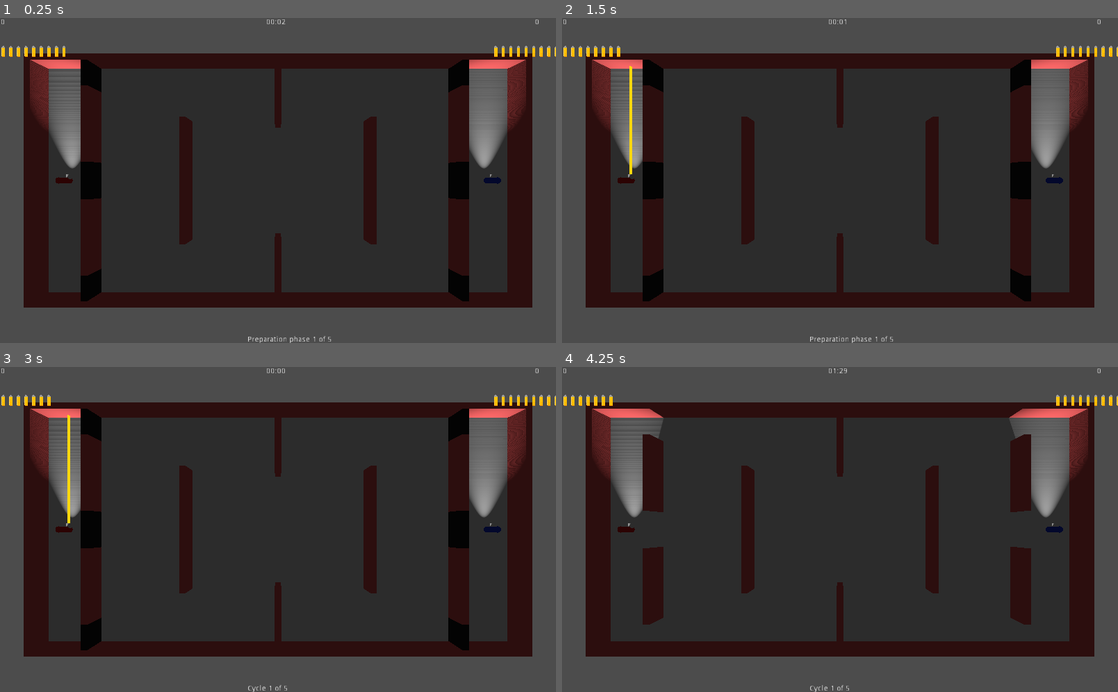
Above: before the commit, frames 1-4 (two rows, left to right).
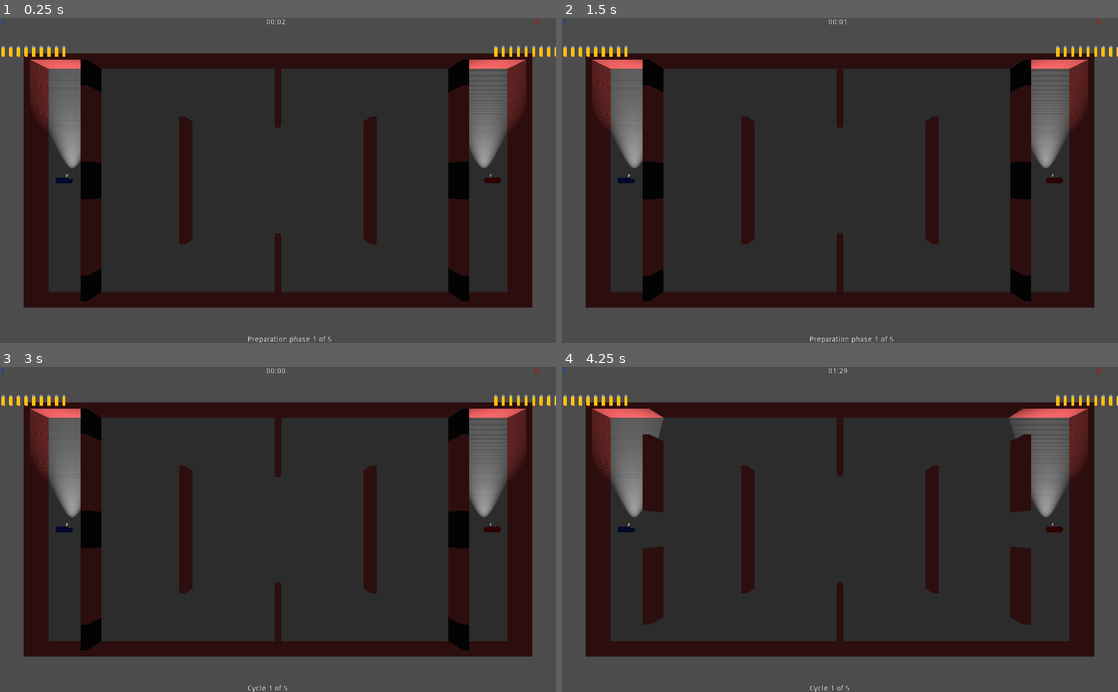
Above: after the commit, the same moments.

Repository: lizrad/fpspf
Game: Godot game, scene res://World.tscn
Two runs of this game, one before a commit and one after it. Both use one fixed random seed, a clock stepped at 60 frames per second and the inputs below.
Inputs:
- Up to frame 1 (0.25 s): no input
- Up to frame 2 (1.5 s): tap Enter at 0.5 s; tap Space at 1.25 s
- Up to frame 3 (3 s): tap Enter at 2 s; tap Space at 2.75 s
- Up to frame 4 (4.25 s): no input

The runs differ from the first frame. In frame 1, 0.4% of the frame differs, in the area x 0-97%, y 0-52%; in frame 2, 0.5%; in frame 3, 0.6%; in frame 4, 0.4%.

Commit message:
#20

Diff:
--- a/Attacking/Melee/Melee.gd
+++ b/Attacking/Melee/Melee.gd
@@ -7,7 +7,6 @@
 var _owning_player
 
 func initialize(owning_player, visualization_time, damage) ->void:
-	print("Melee")
 	assert(visualization_time>=active_time) #the attack should not be longer active than it is visualized
 	_damage = damage
 	_owning_player = owning_player
@@ -15,7 +14,8 @@
 	var sphereShape = SphereShape.new()
 	sphereShape.radius = hit_sphere_radius
 	$CollisionShape.shape = sphereShape
-	$Visualization.scale = Vector3(hit_sphere_radius,hit_sphere_radius,hit_sphere_radius);
+	$Visualization.scale = Vector3(hit_sphere_radius,hit_sphere_radius,hit_sphere_radius)
+	$Visualization.set_surface_material(0, owning_player.get_parent().shot_material)
 
 func _process(delta):
 	active_time-=delta;
--- a/Attacking/Melee/Melee.tscn
+++ b/Attacking/Melee/Melee.tscn
@@ -1,14 +1,10 @@
-[gd_scene load_steps=5 format=2]
+[gd_scene load_steps=4 format=2]
 
 [ext_resource path="res://Attacking/Melee/Melee.gd" type="Script" id=1]
 
 [sub_resource type="SphereShape" id=1]
 
 [sub_resource type="SphereMesh" id=2]
-
-[sub_resource type="SpatialMaterial" id=3]
-flags_unshaded = true
-albedo_color = Color( 1, 0.85098, 0.0588235, 1 )
 
 [node name="Melee" type="Area"]
 script = ExtResource( 1 )
@@ -18,6 +14,5 @@
 
 [node name="Visualization" type="MeshInstance" parent="."]
 mesh = SubResource( 2 )
-material/0 = SubResource( 3 )
-
+material/0 = null
 [connection signal="body_entered" from="." to="." method="_on_Melee_body_entered"]
--- a/Attacking/Shots/HitscanShot/HitscanShot.gd
+++ b/Attacking/Shots/HitscanShot/HitscanShot.gd
@@ -15,6 +15,8 @@
 	$LineRenderer.points = []
 	$LineRenderer.points.append(Vector3.ZERO)
 	$LineRenderer.points.append(Vector3.ZERO)
+
+	$LineRenderer.material_override = owning_player.get_parent().shot_material
 
 	_update_collision()
 
--- a/Attacking/Shots/HitscanShot/HitscanShot.tscn
+++ b/Attacking/Shots/HitscanShot/HitscanShot.tscn
@@ -1,11 +1,7 @@
-[gd_scene load_steps=4 format=2]
+[gd_scene load_steps=3 format=2]
 
 [ext_resource path="res://Attacking/Shots/HitscanShot/HitscanShot.gd" type="Script" id=1]
 [ext_resource path="res://Addons/LineRenderer/LineRenderer.tscn" type="PackedScene" id=3]
-
-[sub_resource type="SpatialMaterial" id=1]
-flags_unshaded = true
-albedo_color = Color( 1, 0.85098, 0.0588235, 1 )
 
 [node name="HitscanShot" type="RayCast"]
 enabled = true
@@ -13,7 +9,6 @@
 script = ExtResource( 1 )
 
 [node name="LineRenderer" parent="." instance=ExtResource( 3 )]
-material_override = SubResource( 1 )
 cast_shadow = 0
 startThickness = 0.2
 endThickness = 0.2
--- /dev/null
+++ b/Attacking/Shots/HitscanShot/Shot1Material.tres
@@ -0,0 +1,5 @@
+[gd_resource type="SpatialMaterial" format=2]
+
+[resource]
+flags_unshaded = true
+albedo_color = Color( 0, 1, 0, 1 )
--- /dev/null
+++ b/Attacking/Shots/HitscanShot/Shot2Material.tres
@@ -0,0 +1,5 @@
+[gd_resource type="SpatialMaterial" format=2]
+
+[resource]
+flags_unshaded = true
+albedo_color = Color( 0.898039, 1, 0, 1 )
--- a/Players/PlayerManager.gd
+++ b/Players/PlayerManager.gd
@@ -4,7 +4,7 @@
 export var player_id: int # The id of the player this manager manages
 export var player_material: Resource
 export var ghost_material: Resource
-export var shot_material: Resource # or color? TODO: where is this used?
+export var shot_material: Resource
 
 signal active_player_died
 signal ghost_player_died
--- a/UI/HUD.gd
+++ b/UI/HUD.gd
@@ -1,8 +1,16 @@
 extends Control
+
+var Player1Color : Resource = preload("res://Players/Player1Material.tres")
+var Player2Color : Resource = preload("res://Players/Player2Material.tres")
 
 var _prep_time := true
 var _cycle := 0
 var _num_cycles := 0
+
+
+func _ready() -> void:
+	$Score1.add_color_override("font_color", Player1Color.albedo_color)
+	$Score2.add_color_override("font_color", Player2Color.albedo_color)
 
 
 func set_time(time):
@@ -14,7 +22,7 @@
 
 # update score for opponent
 func set_score(idx_player, score):
-	var label_score = $Score1 if idx_player == 0 else $Score2
+	var label_score = $Score2 if idx_player == 0 else $Score1
 	label_score.set_text(str(score))
 
 
@@ -26,7 +34,7 @@
 
 # update ammo for current
 func consume_bullet(idx_player):
-	var bullet_ammo = $BulletAmmo2 if idx_player == 0 else $BulletAmmo1
+	var bullet_ammo = $BulletAmmo1 if idx_player == 0 else $BulletAmmo2
 	bullet_ammo.remove_bullet()
 
 
--- a/World.tscn
+++ b/World.tscn
@@ -8,6 +8,8 @@
 [ext_resource path="res://UI/HUD.tscn" type="PackedScene" id=6]
 [ext_resource path="res://Players/Ghost1Material.tres" type="Material" id=7]
 [ext_resource path="res://Players/Ghost2Material.tres" type="Material" id=8]
+[ext_resource path="res://Attacking/Shots/HitscanShot/Shot1Material.tres" type="Material" id=9]
+[ext_resource path="res://Attacking/Shots/HitscanShot/Shot2Material.tres" type="Material" id=10]
 
 [node name="World" type="Spatial"]
 script = ExtResource( 2 )
@@ -19,15 +21,17 @@
 [node name="PlayerManagers" type="Spatial" parent="."]
 
 [node name="PlayerManager1" parent="PlayerManagers" instance=ExtResource( 1 )]
-transform = Transform( 1, 0, 0, 0, 1, 0, 0, 0, 1, 35, 0, 0 )
+transform = Transform( 1, 0, 0, 0, 1, 0, 0, 0, 1, -35, 0, 0 )
 player_material = ExtResource( 3 )
 ghost_material = ExtResource( 7 )
+shot_material = ExtResource( 9 )
 
 [node name="PlayerManager2" parent="PlayerManagers" instance=ExtResource( 1 )]
-transform = Transform( 1, 0, 0, 0, 1, 0, 0, 0, 1, -35, 0, 0 )
+transform = Transform( 1, 0, 0, 0, 1, 0, 0, 0, 1, 35, 0, 0 )
 player_id = 1
 player_material = ExtResource( 4 )
 ghost_material = ExtResource( 8 )
+shot_material = ExtResource( 10 )
 
 [node name="LevelManager" parent="." instance=ExtResource( 5 )]
 transform = Transform( 1, 0, 0, 0, 1, 0, 0, 0, 1, 0, -1, 0 )
--- a/project.godot
+++ b/project.godot
@@ -148,25 +148,28 @@
 "deadzone": 0.0,
 "events": [ Object(InputEventJoypadButton,"resource_local_to_scene":false,"resource_name":"","device":0,"button_index":0,"pressure":0.0,"pressed":false,"script":null)
 , Object(InputEventJoypadButton,"resource_local_to_scene":false,"resource_name":"","device":0,"button_index":7,"pressure":0.0,"pressed":false,"script":null)
+, Object(InputEventKey,"resource_local_to_scene":false,"resource_name":"","device":0,"alt":false,"shift":false,"control":false,"meta":false,"command":false,"pressed":false,"scancode":16777238,"unicode":0,"echo":false,"script":null)
  ]
 }
 player_shoot_1={
 "deadzone": 0.0,
 "events": [ Object(InputEventJoypadButton,"resource_local_to_scene":false,"resource_name":"","device":1,"button_index":0,"pressure":0.0,"pressed":false,"script":null)
 , Object(InputEventJoypadButton,"resource_local_to_scene":false,"resource_name":"","device":1,"button_index":7,"pressure":0.0,"pressed":false,"script":null)
-, Object(InputEventKey,"resource_local_to_scene":false,"resource_name":"","device":0,"alt":false,"shift":false,"control":false,"meta":false,"command":false,"pressed":false,"scancode":32,"unicode":0,"echo":false,"script":null)
+, Object(InputEventKey,"resource_local_to_scene":false,"resource_name":"","device":0,"alt":false,"shift":false,"control":false,"meta":false,"command":false,"pressed":false,"scancode":16777238,"unicode":0,"echo":false,"script":null)
  ]
 }
 player_melee_0={
 "deadzone": 0.5,
 "events": [ Object(InputEventJoypadButton,"resource_local_to_scene":false,"resource_name":"","device":0,"button_index":1,"pressure":0.0,"pressed":false,"script":null)
 , Object(InputEventJoypadButton,"resource_local_to_scene":false,"resource_name":"","device":0,"button_index":5,"pressure":0.0,"pressed":false,"script":null)
+, Object(InputEventKey,"resource_local_to_scene":false,"resource_name":"","device":0,"alt":false,"shift":false,"control":false,"meta":false,"command":false,"pressed":false,"scancode":16777240,"unicode":0,"echo":false,"script":null)
  ]
 }
 player_melee_1={
 "deadzone": 0.5,
 "events": [ Object(InputEventJoypadButton,"resource_local_to_scene":false,"resource_name":"","device":1,"button_index":1,"pressure":0.0,"pressed":false,"script":null)
 , Object(InputEventJoypadButton,"resource_local_to_scene":false,"resource_name":"","device":1,"button_index":5,"pressure":0.0,"pressed":false,"script":null)
+, Object(InputEventKey,"resource_local_to_scene":false,"resource_name":"","device":0,"alt":false,"shift":false,"control":true,"meta":false,"command":true,"pressed":false,"scancode":16777240,"unicode":0,"echo":false,"script":null)
  ]
 }
 
Not shown: 1 places in World.tscn that only renumber resources
